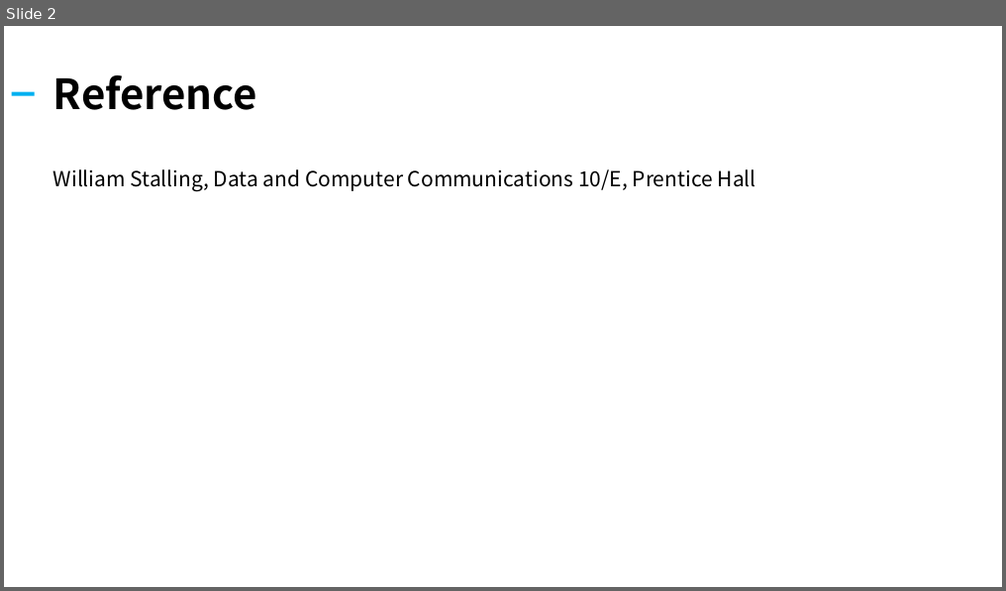
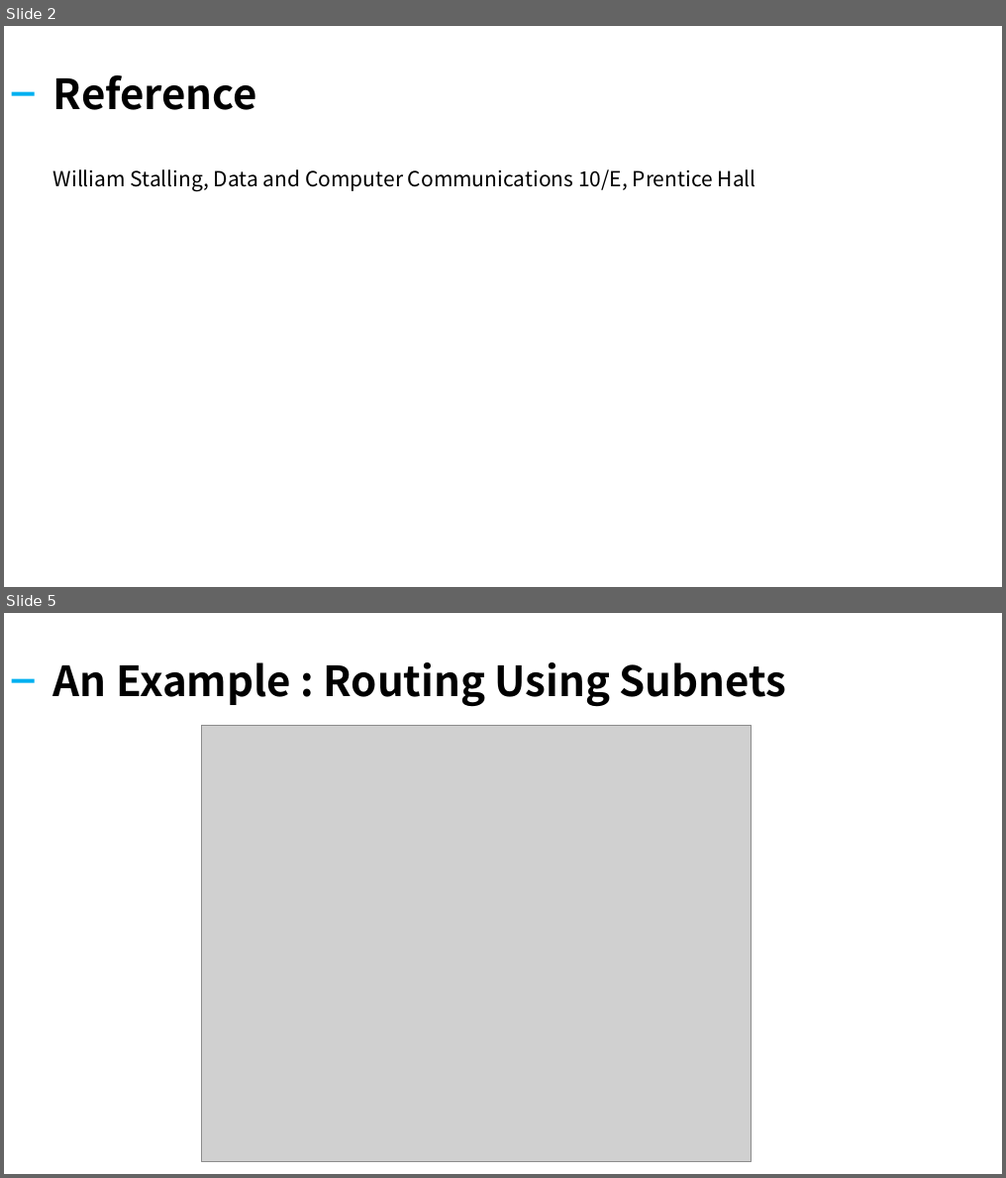
Before and after one commit to kiku99/AWS, a slide deck: Network/05. Network Internet Protocol (2).pptx. Shown one above the other, each under a label of ours: slide 2 before the commit, slides 2 and 5 after it; the slides between them are not shown. The pictures are 1006x591 and 1006x1178 pixels, drawn with LibreOffice and Linux fonts; fonts in the diff are those of the drawing; grey boxes stand for pictures. Boxes give left, top, right and bottom in pixels: in the first picture for what was removed or moved away, otherwise in the second. Text is boxed around its words. In the diff, an @@ line names an element or a change of style, - is before the commit and + after.

```diff
--- a/Network/05. Network Internet Protocol (2).pptx
+++ b/Network/05. Network Internet Protocol (2).pptx
@@ slide 5 added at <box>4,613,1002,1174</box>, background #FFFFFF @@
@@ title added at <box>54,663,787,707</box>, 40 pt, text #000000, bold @@
+An Example : Routing Using Subnets
@@ rectangle added at <box>12,679,35,682</box>, fill #00B0F0 @@
@@ picture added at <box>202,725,751,1161</box> @@
```
Also in this commit, not shown: 1 slide changed, 22 other slides added, 16 slides removed, 1 other file.
